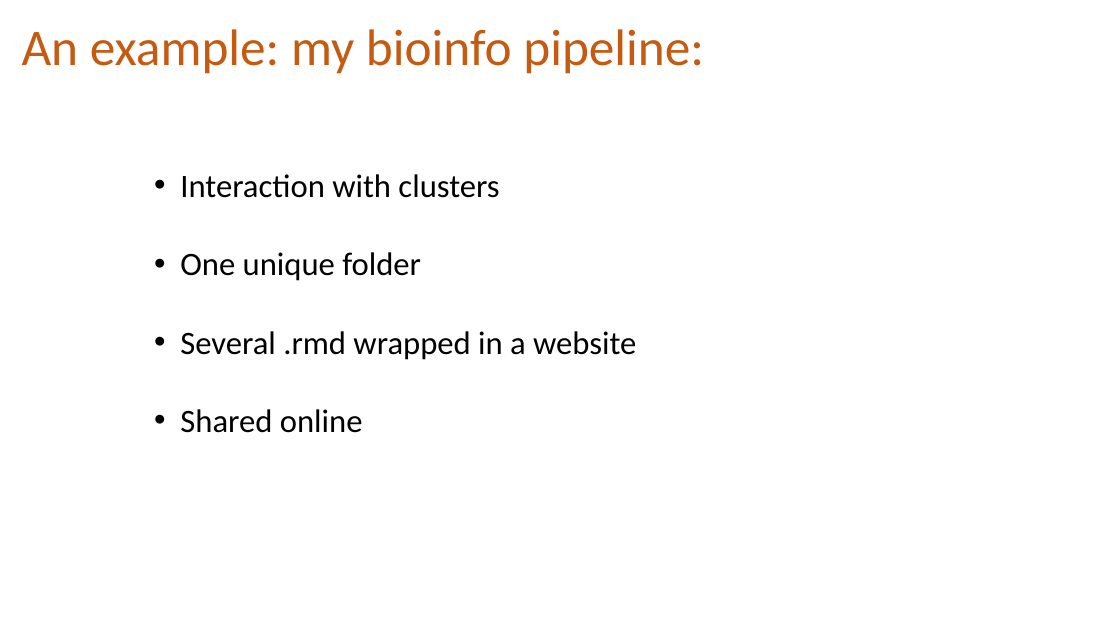
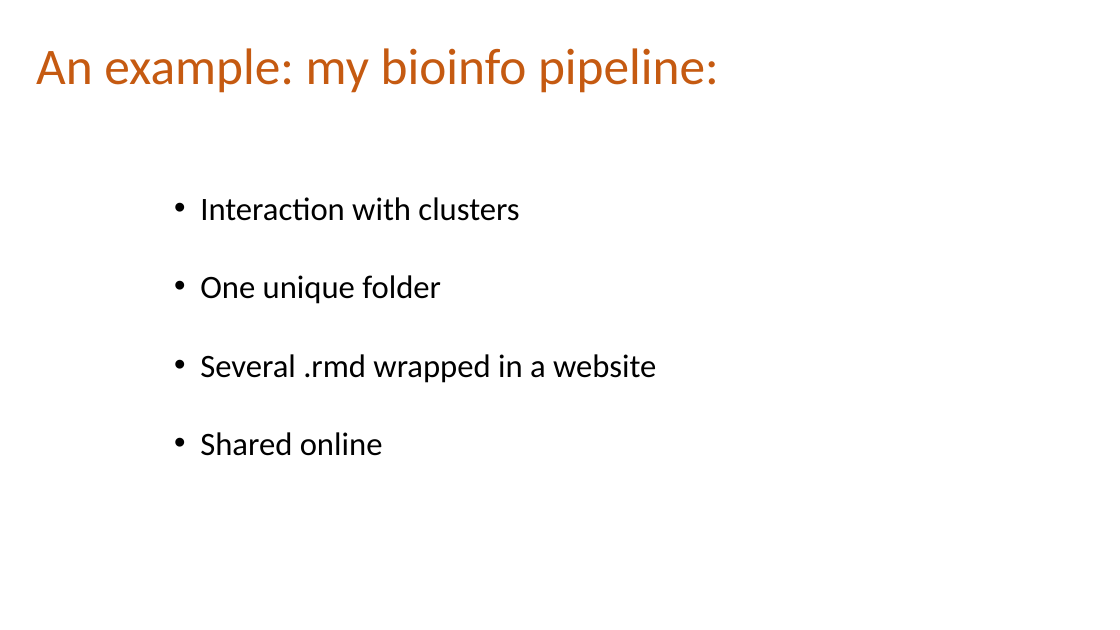
Before and after one commit to holtzy/Talk, a slide deck: slide 26 of 2018/Introduction_to_Rmarkdown.pptx (slide 23 before the commit). Drawn at 1120x630 pixels with LibreOffice and Linux fonts; fonts in the diff are those of the drawing. Boxes give left, top, right and bottom in pixels: in the first picture for what was removed or moved away, otherwise in the second. Text is boxed around its words. In the diff, an @@ line names an element or a change of style, - is before the commit and + after.

```diff
--- a/2018/Introduction_to_Rmarkdown.pptx
+++ b/2018/Introduction_to_Rmarkdown.pptx
@@ text "An example: my bioinfo pipeline:": place and size @@
-text "An example: my bioinfo pipeline:" at (22,29,704,74)
+text "An example: my bioinfo pipeline:" at (36,48,719,93)
@@ text "Interaction with clusters": place and size @@
-text "Interaction with clusters" at (180,174,636,433)
+text "Interaction with clusters" at (200,197,656,456)
```
Also in this commit, not shown: 4 other slides changed, 5 slides added, 1 slide removed.
